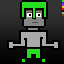
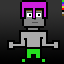
Before/after of a 64x64 layered artwork. What changed in the layer stack:
renamed "hat 26" to "hat 19", moved it above "hat 18" over box(22, 2, 46, 18)
renamed "hat 27" to "hat 18", moved it above "hat 17" over box(22, 2, 46, 18)
